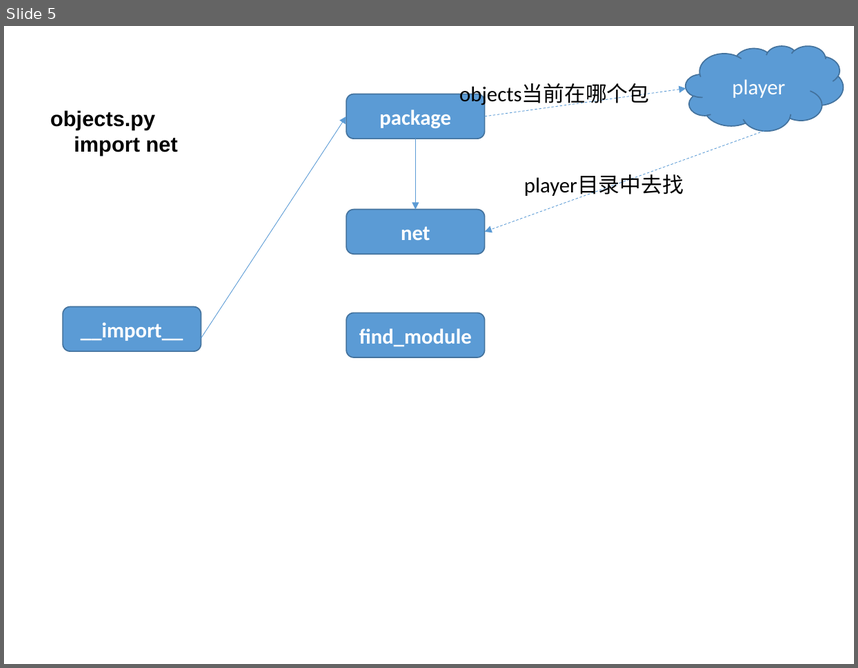
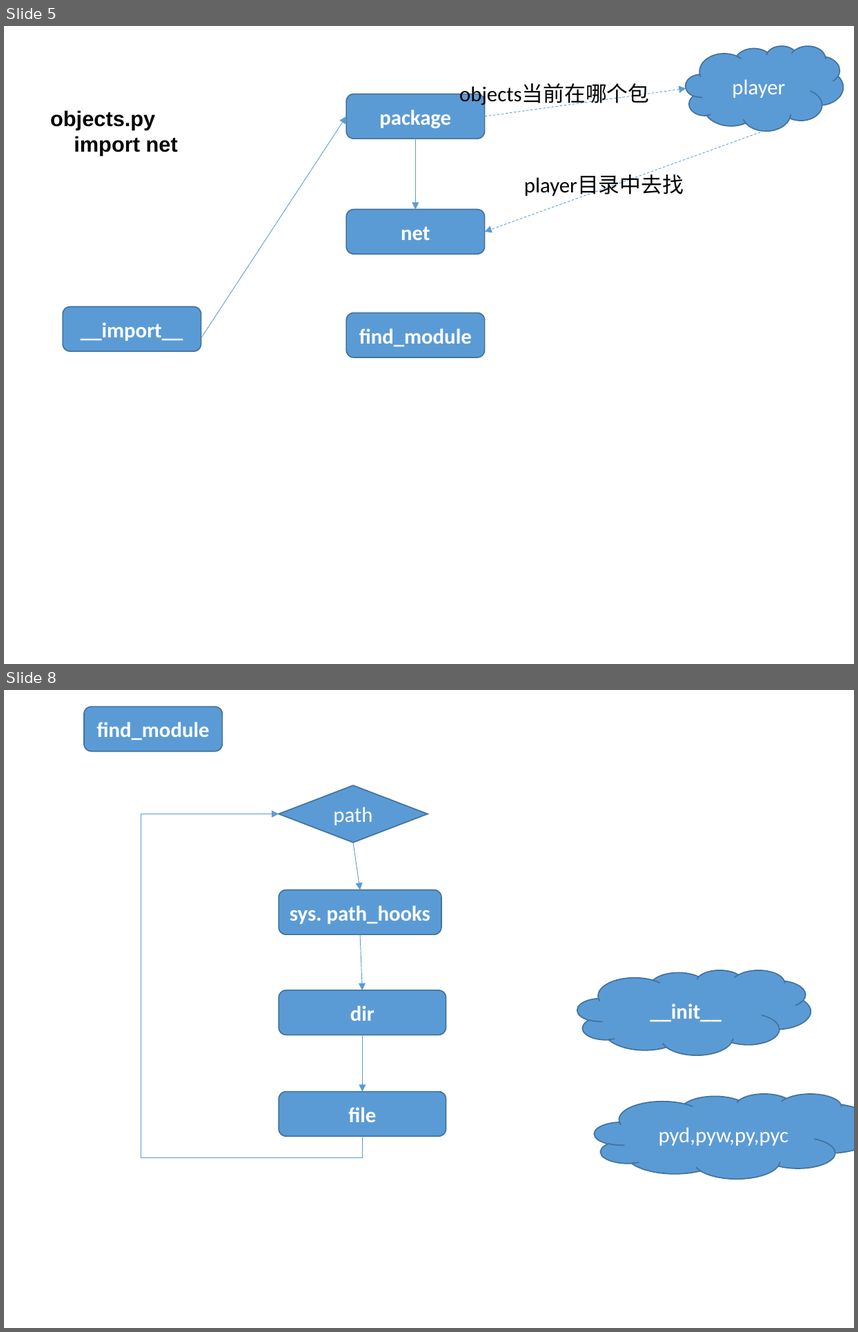
Before and after one commit to menfeng/studynote, a slide deck: python/source code/import/import.pptx. Shown one above the other, each under a label of ours: slide 5 before the commit, slides 5 and 8 after it; the slides between them are not shown. The pictures are 858x668 and 858x1332 pixels, drawn with LibreOffice and Linux fonts; fonts in the diff are those of the drawing. Boxes give left, top, right and bottom in pixels: in the first picture for what was removed or moved away, otherwise in the second. Text is boxed around its words. In the diff, an @@ line names an element or a change of style, - is before the commit and + after.

```diff
--- a/python/source code/import/import.pptx
+++ b/python/source code/import/import.pptx
@@ slide 8 added at [4,690,854,1328], background #FFFFFF @@
@@ rounded rectangle added at [84,707,223,751], fill #5B9BD5, outline #43739E 1 pt, 18 pt, text #FFFFFF, bold @@
+find_module
@@ diamond added at [279,785,428,842], fill #5B9BD5, outline #43739E 1 pt, 18 pt, text #FFFFFF @@
+path
@@ elbow arrow added from (363, 1136) to (279, 814), #5B9BD5 0.5 pt @@
@@ arrow added from (353, 842) to (360, 890), #5B9BD5 0.5 pt @@
@@ rounded rectangle added at [279,890,441,934], fill #5B9BD5, outline #43739E 1 pt, 18 pt, text #FFFFFF, bold @@
+sys. path_hooks
@@ arrow added from (360, 934) to (363, 990), #5B9BD5 0.5 pt @@
@@ cloud added at [578,969,811,1055], fill #5B9BD5, outline #43739E 1 pt, 18 pt, text #FFFFFF, bold @@
+__init__
@@ rounded rectangle added at [279,990,446,1034], fill #5B9BD5, outline #43739E 1 pt, 18 pt, text #FFFFFF, bold @@
+dir
@@ arrow added from (363, 1034) to (363, 1092), #5B9BD5 0.5 pt @@
@@ rounded rectangle added at [279,1092,446,1136], fill #5B9BD5, outline #43739E 1 pt, 18 pt, text #FFFFFF, bold @@
+file
@@ cloud added at [595,1094,854,1179], fill #5B9BD5, outline #43739E 1 pt, 18 pt, text #FFFFFF @@
+pyd,pyw,py,pyc
```
Also in this commit, not shown: 3 other slides added, 2 other files.
